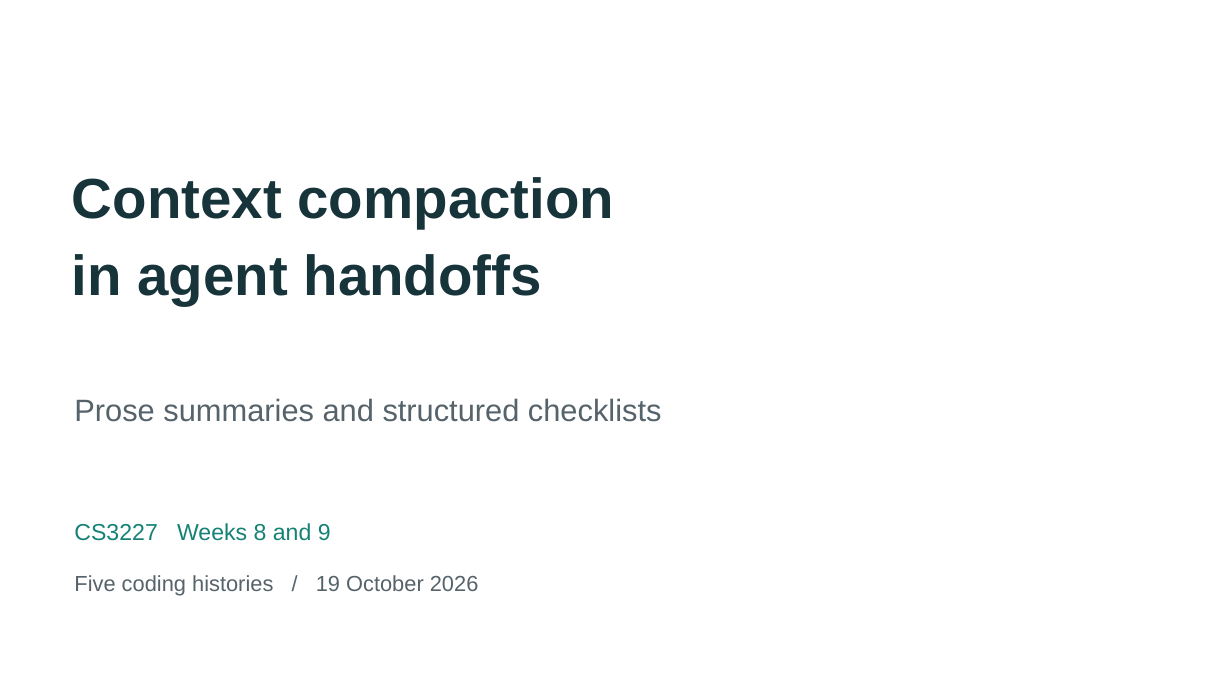
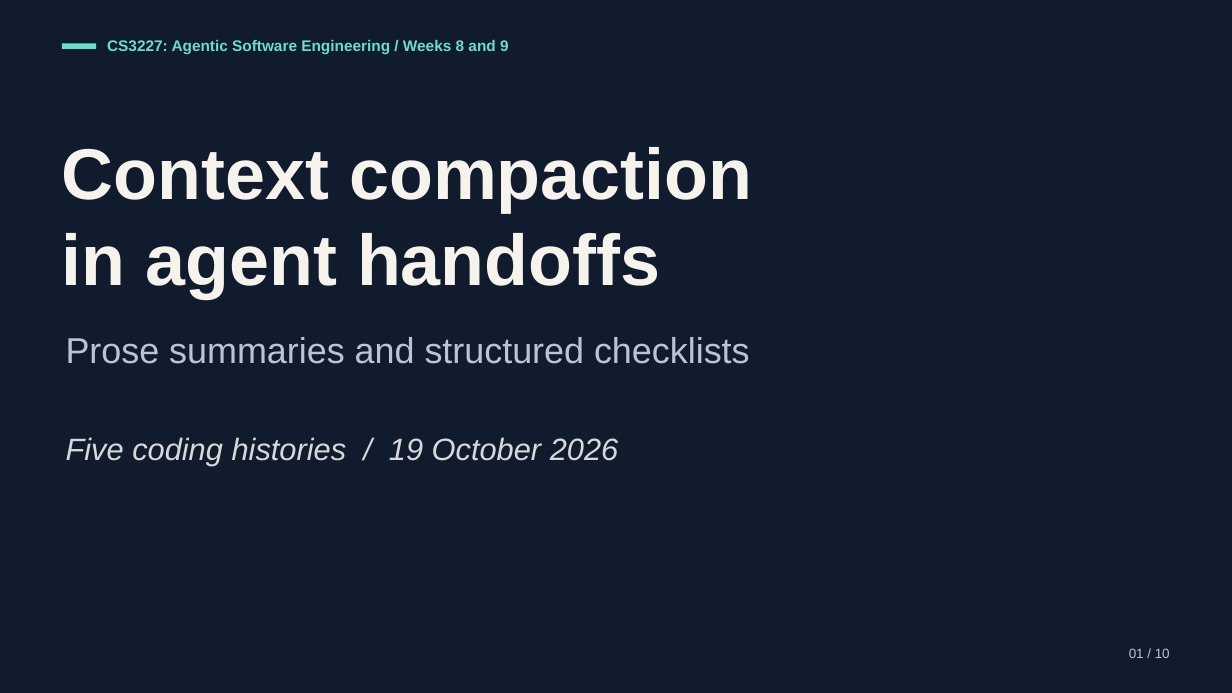
Before and after one commit to CS3227-2610-MP3-Deskmate/CS3227-2610-MP3, a slide deck: slide 1 of experiments/agent-handoff-2026-10-19/Agent_Handoff_Results.pptx. Drawn at 1232x693 pixels with LibreOffice and Linux fonts; fonts in the diff are those of the drawing. Boxes give left, top, right and bottom in pixels: in the first picture for what was removed or moved away, otherwise in the second. Text is boxed around its words. In the diff, an @@ line names an element or a change of style, - is before the commit and + after.

Commit message:
docs: Restyle the agent handoff slides

```diff
--- a/experiments/agent-handoff-2026-10-19/Agent_Handoff_Results.pptx
+++ b/experiments/agent-handoff-2026-10-19/Agent_Handoff_Results.pptx
@@ background #FFFFFF to #101B2D @@
@@ text "CS3227: Agentic Software Engineering / ..." at (107, 40, 509, 54): vertical alignment top to middle @@
@@ rectangle added at (62, 43, 96, 49), fill #69DECC @@
@@ text at (107, 40, 509, 54): text changed; size 18 to 12 pt; text colour #168276 to #69DECC; bold on @@
-CS3227 Weeks 8 and 9
+CS3227: Agentic Software Engineering / Weeks 8 and 9
@@ text "Context compaction in agent handoffs" at (62, 147, 752, 299): vertical alignment top to bottom @@
@@ text at (62, 147, 752, 299): text changed; size 44 to 56 pt; text colour #18343B to #F5F3EB @@
-Context compaction
-in agent handoffs
+Context compaction
+in agent handoffs
@@ text "Prose summaries and structured checklists": place and size @@
-text "Prose summaries and structured checklists" at (74, 398, 661, 422)
+text "Prose summaries and structured checklists" at (66, 337, 750, 364)
@@ text "Prose summaries and structured checklists" at (66, 337, 750, 364): size 24 to 28 pt, text colour #56636A to #B9C4D5; line spacing 1.15 to 1 @@
@@ text "Five coding histories / 19 ...": place and size @@
-text "Five coding histories / 19 ..." at (74, 575, 479, 596)
+text "Five coding histories / 19 ..." at (66, 437, 619, 466)
@@ text "Five coding histories / 19 ..." at (66, 437, 619, 466): size 17 to 24 pt, text colour #56636A to #D8D8D8, italic on; line spacing 1.15 to 1 @@
@@ text added at (1129, 648, 1170, 658), 10.5 pt, text #B9C4D5 @@
+01 / 10
```
Also in this commit, not shown: 11 other slides changed, 1 other file.
